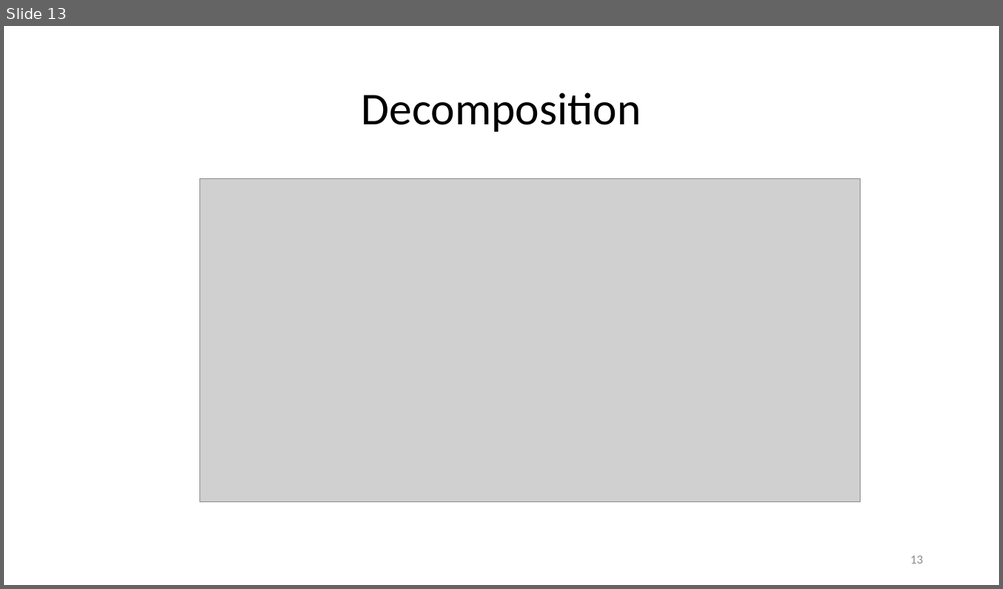
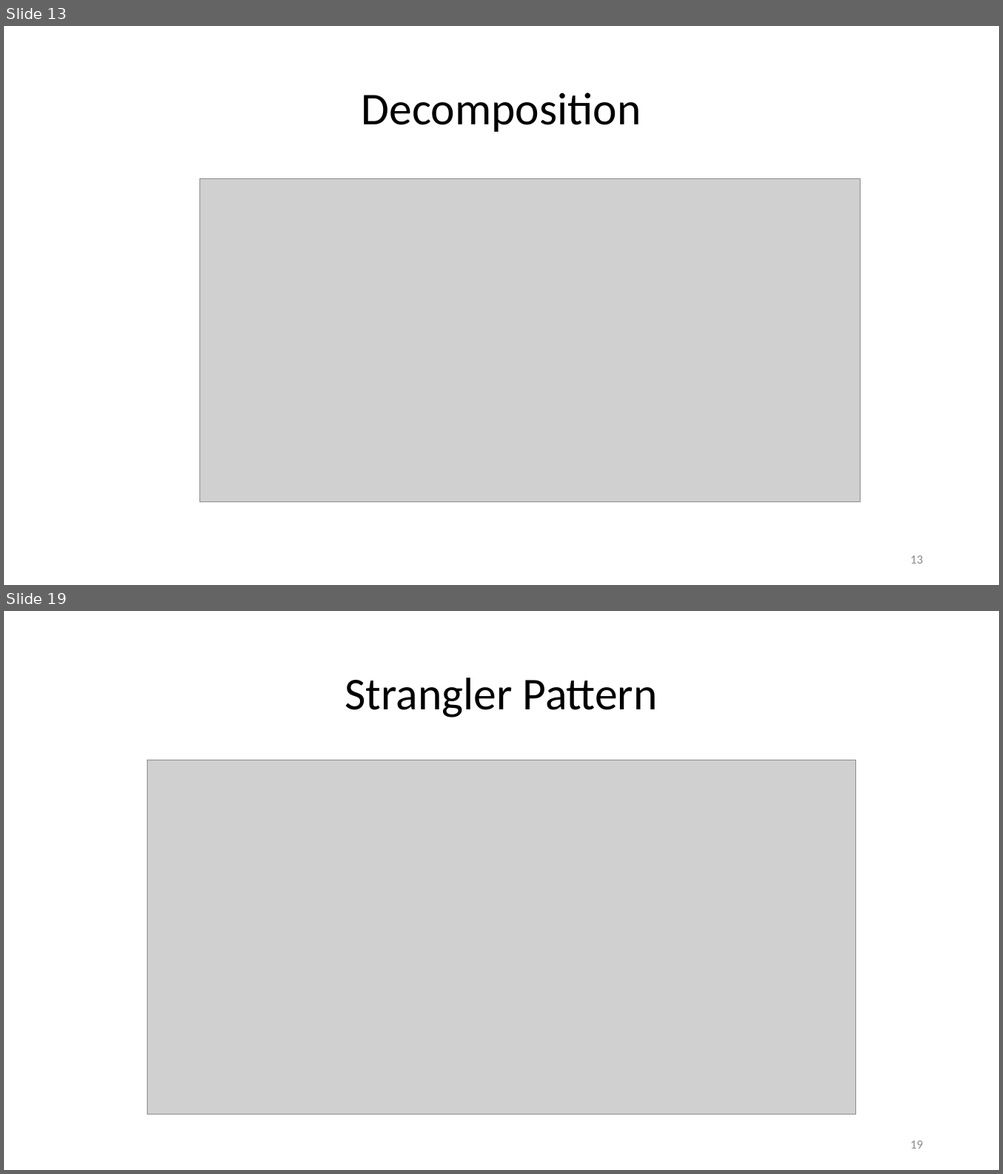
Before and after one commit to StevenJoseph19/GS-Training, a slide deck: Training Materials/17. Understanding Microservices/Slides/4. Design Patterns of Microservices/design-patterns-of-microservices-slides.pptx. Shown one above the other, each under a label of ours: slide 13 before the commit, slides 13 and 19 after it; the slides between them are not shown. The pictures are 1003x589 and 1003x1174 pixels, drawn with LibreOffice and Linux fonts; fonts in the diff are those of the drawing; grey boxes stand for pictures. Boxes give left, top, right and bottom in pixels: in the first picture for what was removed or moved away, otherwise in the second. Text is boxed around its words. In the diff, an @@ line names an element or a change of style, - is before the commit and + after.

```diff
--- a/Training Materials/17. Understanding Microservices/Slides/4. Design Patterns of Microservices/design-patterns-of-microservices-slides.pptx
+++ b/Training Materials/17. Understanding Microservices/Slides/4. Design Patterns of Microservices/design-patterns-of-microservices-slides.pptx
@@ slide 19 added at (4,611,999,1170), background #FFFFFF @@
@@ title added at (345,678,657,718), 44 pt, text #000000 @@
+Strangler Pattern
@@ picture added at (148,760,856,1116) @@
@@ page number added at (910,1141,922,1149), 12 pt, text #8C8C8C @@
+19
```
Also in this commit, not shown: 14 other slides added.
